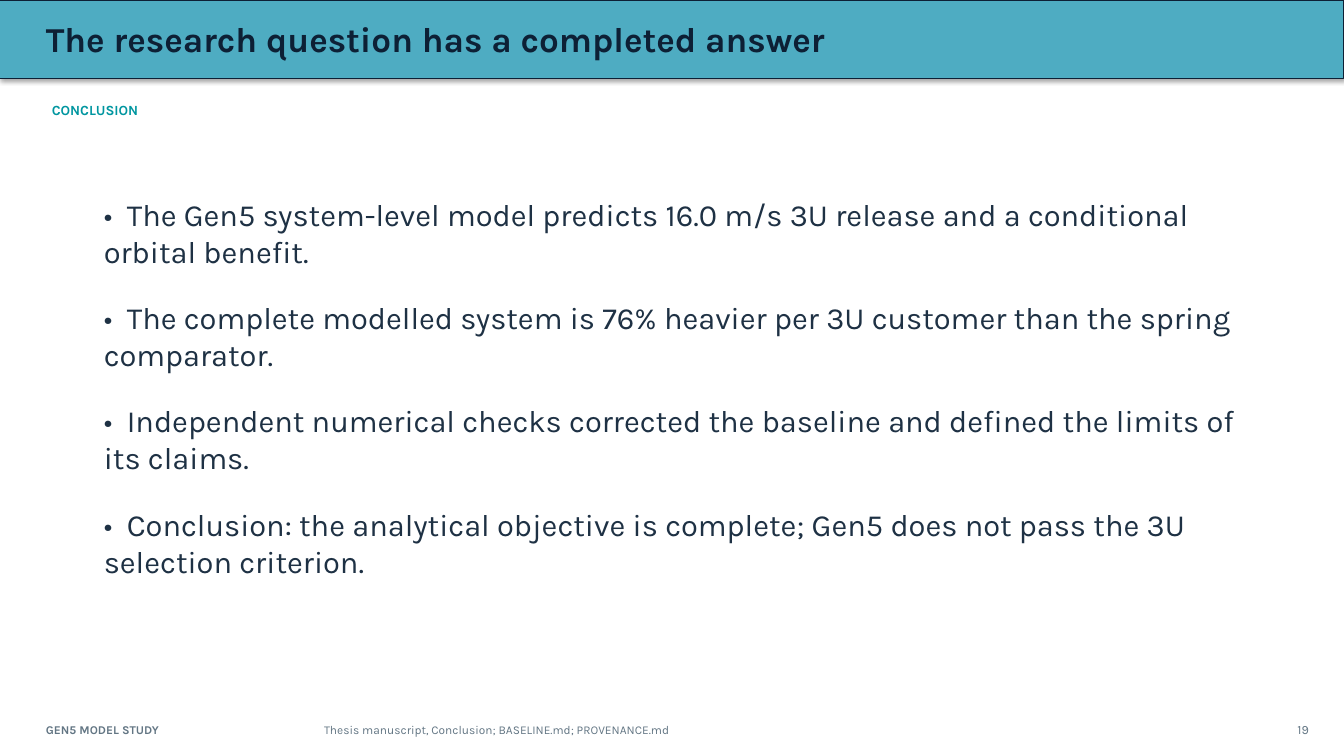
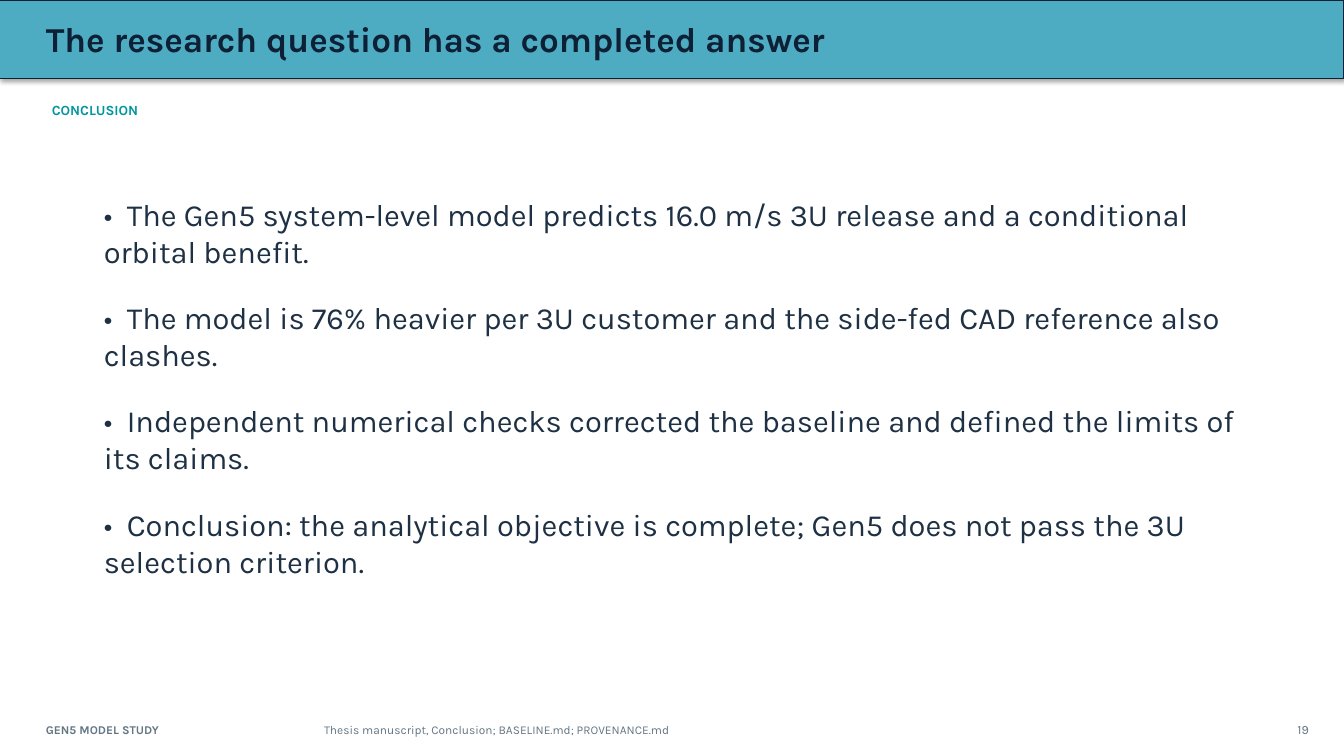
Before and after one commit to aaaaaaaaaaaavm/VOLLEY-thesis, a slide deck: slide 19 of university/final_review_2026_10_10/VOLLEY_Final_Review_2026-10-10.pptx. Drawn at 1344x756 pixels with LibreOffice and Linux fonts; fonts in the diff are those of the drawing. Boxes give left, top, right and bottom in pixels: in the first picture for what was removed or moved away, otherwise in the second. Text is boxed around its words. In the diff, an @@ line names an element or a change of style, - is before the commit and + after.

```diff
--- a/university/final_review_2026_10_10/VOLLEY_Final_Review_2026-10-10.pptx
+++ b/university/final_review_2026_10_10/VOLLEY_Final_Review_2026-10-10.pptx
@@ text at [104, 308, 1219, 367]: text changed @@
-• The complete modelled system is 76% heavier per 3U customer than the spring comparator.
+• The model is 76% heavier per 3U customer and the side-fed CAD reference also clashes.
```
Also in this commit, not shown: 4 other slides changed, 1 slide added, 1 slide removed, 53 other files.
